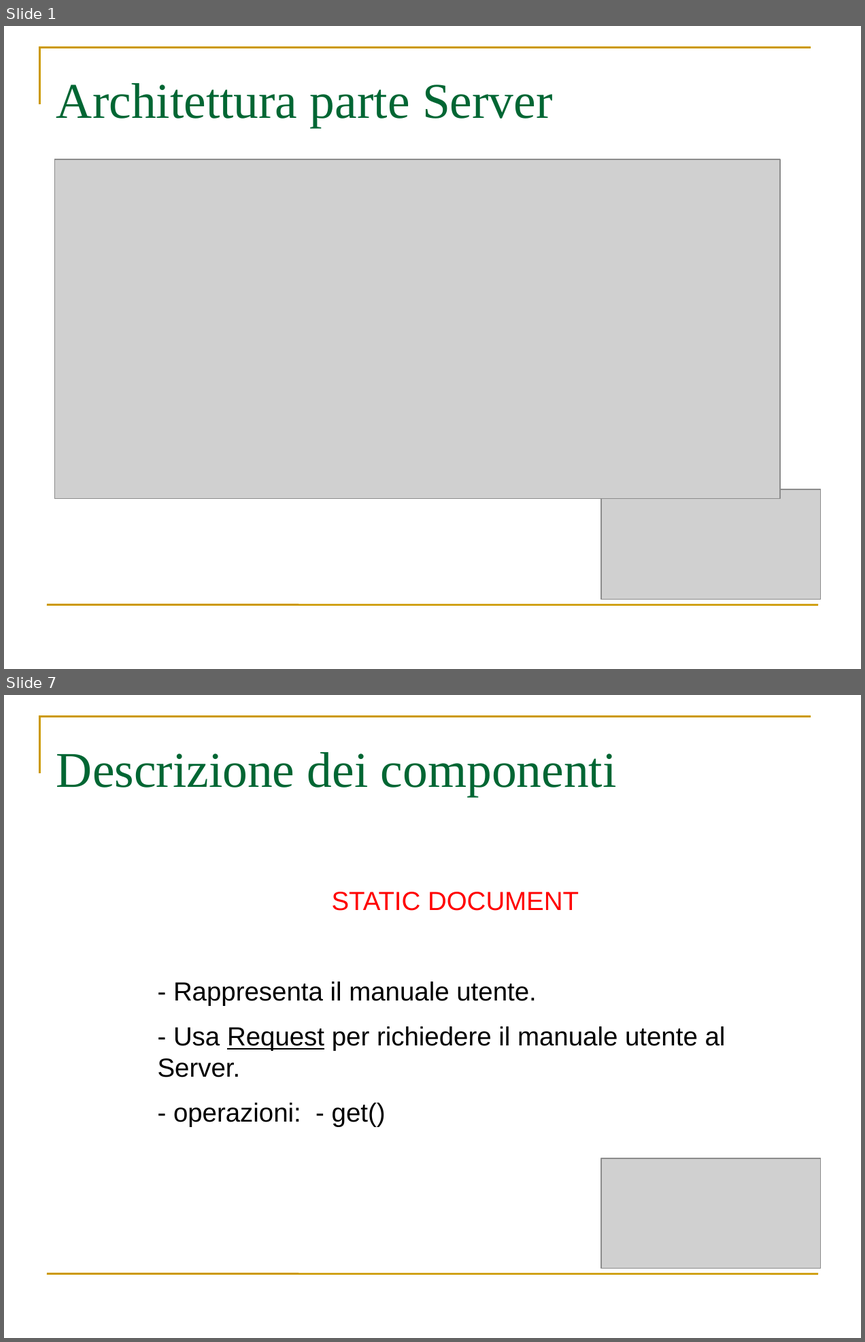
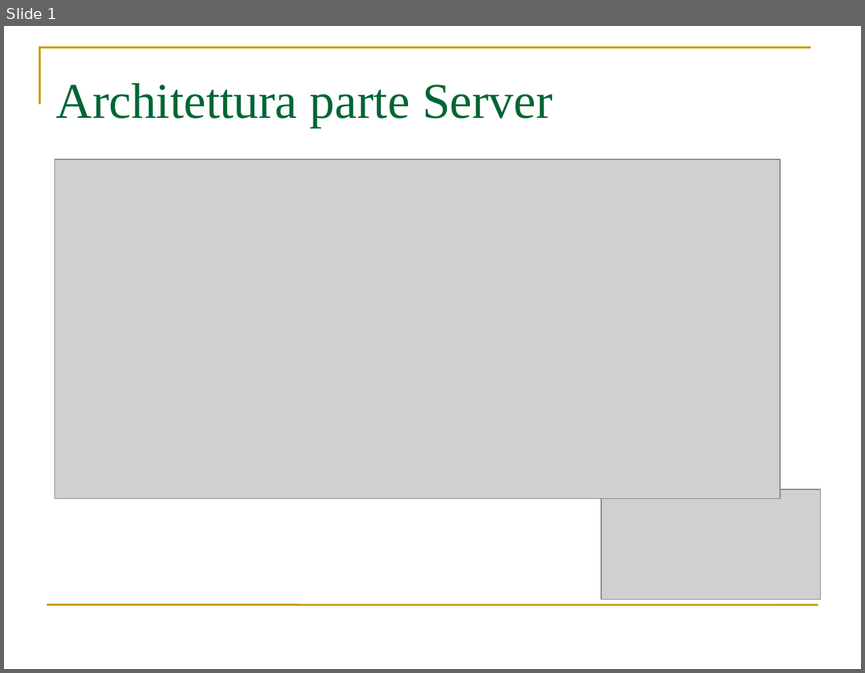
Before and after one commit to webshape/ajaxdraw, a slide deck: doc/PresentazioneRPP/PresentazioneSTServer.ppt. Shown one above the other, each under a label of ours: slides 1 and 7 before the commit, slide 1 after it; the slides between them are not shown. The pictures are 865x1342 and 865x673 pixels, drawn with LibreOffice and Linux fonts; fonts in the diff are those of the drawing; grey boxes stand for pictures. Boxes give left, top, right and bottom in pixels: in the first picture for what was removed or moved away, otherwise in the second. Text is boxed around its words. In the diff, an @@ line names an element or a change of style, - is before the commit and + after.

Commit message:
ridotta presentazione ST del Server

```diff
--- a/doc/PresentazioneRPP/PresentazioneSTServer.ppt
+++ b/doc/PresentazioneRPP/PresentazioneSTServer.ppt
@@ slide 7 removed at bbox=[4, 695, 861, 1338], background #FFFFFF; not listed: 2 template elements that a slide beside it also shows @@
@@ title removed at bbox=[56, 752, 617, 796] @@
-Descrizione dei componenti
@@ text removed at bbox=[158, 892, 725, 1127] @@
-STATIC DOCUMENT
-- Rappresenta il manuale utente.
-- Usa Request per richiedere il manuale utente al Server.
-- operazioni: - get()
@@ picture removed at bbox=[601, 1157, 821, 1268] @@
```
Also in this commit, not shown: 1 slide added, 6 other slides removed.
